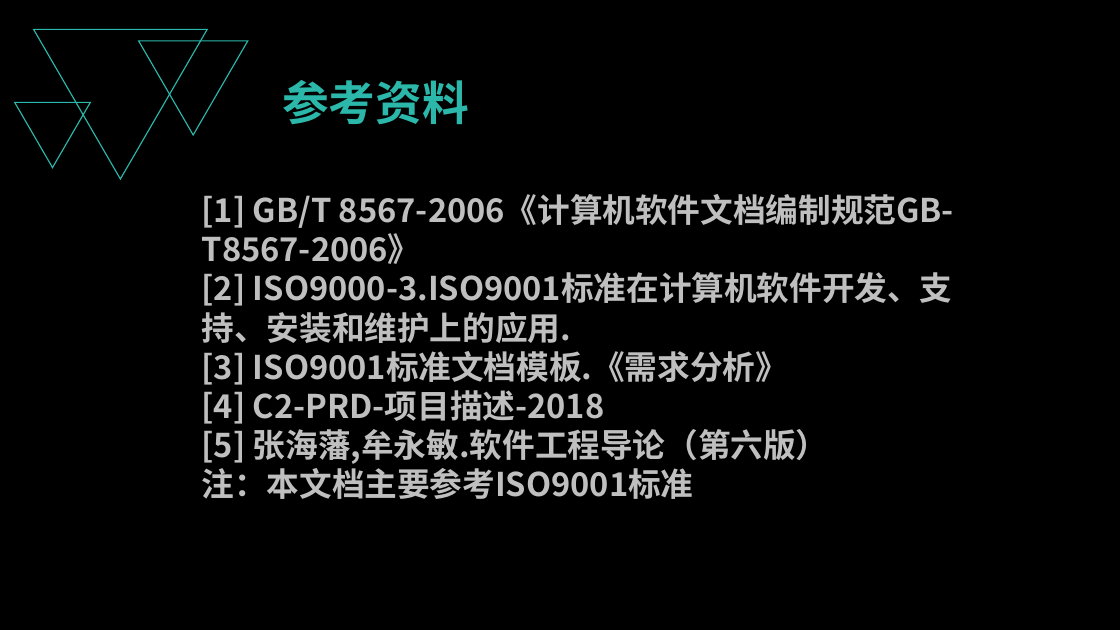
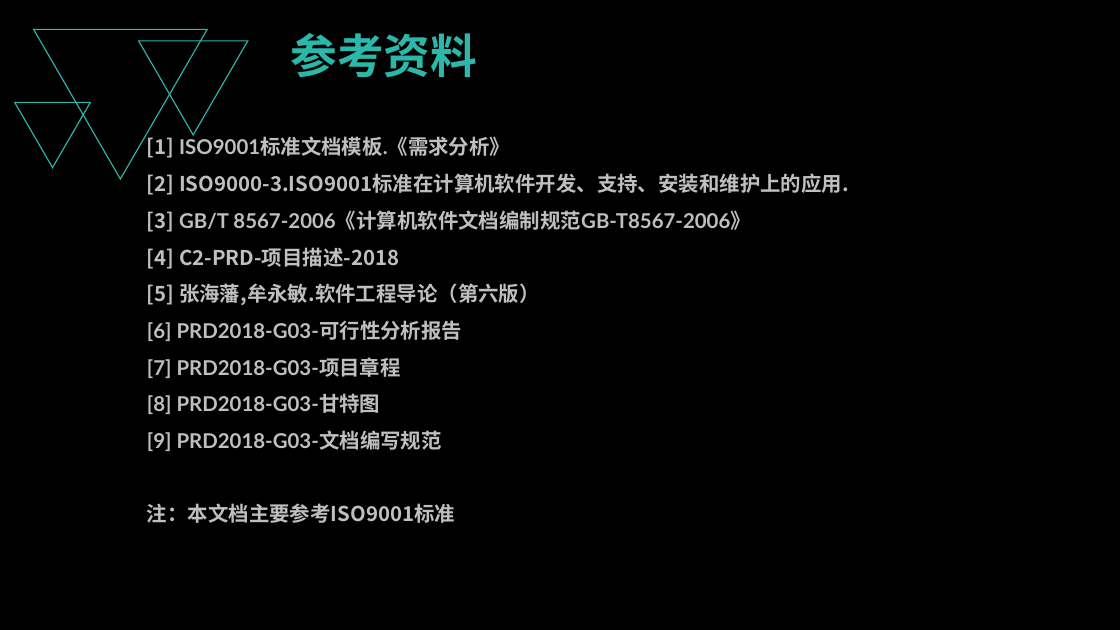
Before and after one commit to PRD2018-G03/PRD2018-G03-SoftwareEngineeringProject, a slide deck: slide 32 of 受控文档/08_其他任务/需求项目工程计划评审PPT/需求项目工程计划评审PPT.pptx (slide 11 before the commit). Drawn at 1120x630 pixels with LibreOffice and Linux fonts; fonts in the diff are those of the drawing. Boxes give left, top, right and bottom in pixels: in the first picture for what was removed or moved away, otherwise in the second. Text is boxed around its words. In the diff, an @@ line names an element or a change of style, - is before the commit and + after.

```diff
--- a/受控文档/08_其他任务/需求项目工程计划评审PPT/需求项目工程计划评审PPT.pptx
+++ b/受控文档/08_其他任务/需求项目工程计划评审PPT/需求项目工程计划评审PPT.pptx
@@ text "参考资料" moved from (x1=282, y1=80, x2=468, y2=124) to (x1=291, y1=33, x2=477, y2=77) @@
@@ text "[1] ISO9001标准文档模板.《需求分析》" moved from (x1=202, y1=194, x2=954, y2=499) to (x1=147, y1=137, x2=849, y2=523) @@
@@ text at (x1=147, y1=137, x2=510, y2=158): text changed; size 28 to 17.5 pt; font Noto Sans CJK SC to Lato @@
-[1] GB/T 8567-2006《计算机软件文档编制规范GB-T8567-2006》
+[1] ISO9001标准文档模板.《需求分析》
@@ text at (x1=147, y1=173, x2=849, y2=523): size 28 to 17.5 pt in "[2] ISO9000-3.ISO9001标准在计算机软件开发、支持、安装和维护上的应用.", "[4] C2-PRD-项目描述-2018", "[5] 张海藩,牟永敏.软件工程导论（第六版）", "注：本文档主要参考ISO9001标准"; line spacing 1 to 1.5 @@
@@ text at (x1=147, y1=210, x2=751, y2=232): text changed; size 28 to 17.5 pt; font Noto Sans CJK SC to Lato @@
-[3] ISO9001标准文档模板.《需求分析》
+[3] GB/T 8567-2006《计算机软件文档编制规范GB-T8567-2006》
@@ text at (x1=147, y1=320, x2=463, y2=451): paragraphs added @@
+[6] PRD2018-G03-可行性分析报告
+[7] PRD2018-G03-项目章程
+[8] PRD2018-G03-甘特图
+[9] PRD2018-G03-文档编写规范
```
Also in this commit, not shown: 21 other slides changed, 32 slides added, 11 slides removed.
